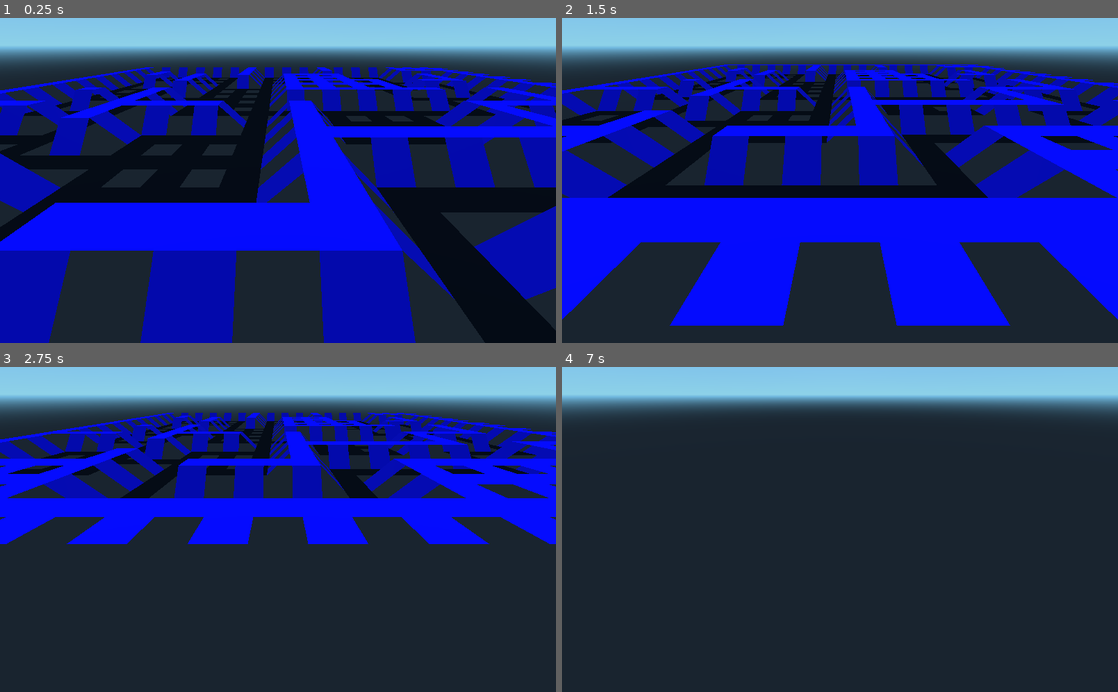
Above: before the commit, frames 1-4 (two rows, left to right).
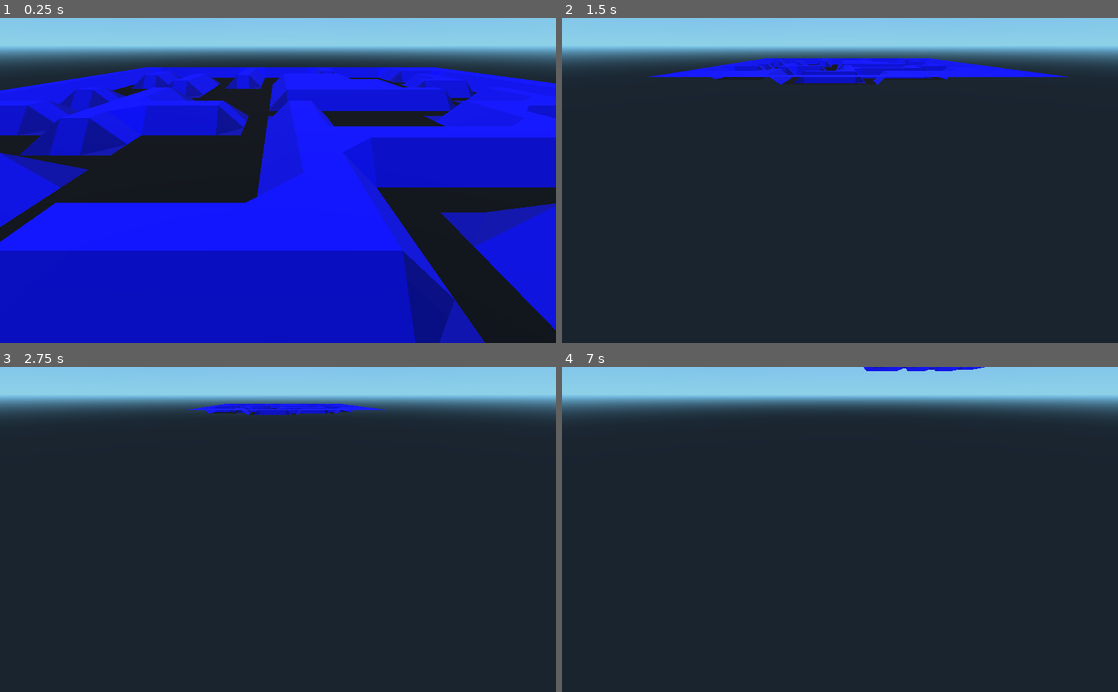
Above: after the commit, the same moments.

Repository: MichaelReel/3DAreaGen
Game: Godot game, scene res://scenes/Root.tscn
Same seed, same stepped clock (60 frames per second), same inputs: the game is played once before the commit and once after it.
Inputs:
- Up to frame 1 (0.25 s): no input
- Up to frame 2 (1.5 s): tap Enter at 0.5 s; hold Keypad 5 (camera_backward, bound only after the commit) 0.53-1.28 s; tap Keypad 2 (camera_backward, bound only before the commit) at 0.8, 1.35 s
- Up to frame 3 (2.75 s): tap Keypad 5 (camera_backward, bound only after the commit) at 1.55 s; tap Space at 2 s; hold Keypad 5 (camera_backward, bound only after the commit) from 2.03 s (still down); tap Keypad 2 (camera_backward, bound only before the commit) at 2.3 s
- Up to frame 4 (7 s): release Keypad 5 (camera_backward, bound only after the commit) at 2.78 s; tap Keypad 2 (camera_backward, bound only before the commit) at 2.85, 3.8, 5.3, 6.8 s; tap Keypad 5 (camera_backward, bound only after the commit) at 3.05, 4.55, 6.05 s; tap Enter at 3.5, 5 s; hold Keypad 1 (camera_down) 3.53-4.28 s; tap Space at 4.25, 5.75 s; tap Keypad 8 (camera_forward) at 4.35 s; hold Keypad 4 (camera_left) 5.03-5.78 s; tap Keypad 6 (camera_right) at 5.85 s; hold Keypad 7 (camera_up) from 6.53 s (still down)

The runs differ from the first frame. In frame 1, 39% of the frame differs, in the area x 0-100%, y 15-100%; in frame 2, 55%, in the area x 0-100%, y 12-95%; in frame 3, 28%; in frame 4, 0.2%.

Commit message:
Added triangles to cover corners.

Diff:
--- a/project.godot
+++ b/project.godot
@@ -17,16 +17,22 @@
 [input]
 
 camera_forward=[ Object(InputEventKey,"resource_local_to_scene":false,"resource_name":"","device":0,"alt":false,"shift":false,"control":false,"meta":false,"command":false,"pressed":false,"scancode":16777358,"unicode":0,"echo":false,"script":null)
+, Object(InputEventKey,"resource_local_to_scene":false,"resource_name":"","device":0,"alt":false,"shift":false,"control":false,"meta":false,"command":false,"pressed":false,"scancode":87,"unicode":0,"echo":false,"script":null)
  ]
-camera_backward=[ Object(InputEventKey,"resource_local_to_scene":false,"resource_name":"","device":0,"alt":false,"shift":false,"control":false,"meta":false,"command":false,"pressed":false,"scancode":16777352,"unicode":0,"echo":false,"script":null)
+camera_backward=[ Object(InputEventKey,"resource_local_to_scene":false,"resource_name":"","device":0,"alt":false,"shift":false,"control":false,"meta":false,"command":false,"pressed":false,"scancode":16777355,"unicode":0,"echo":false,"script":null)
+, Object(InputEventKey,"resource_local_to_scene":false,"resource_name":"","device":0,"alt":false,"shift":false,"control":false,"meta":false,"command":false,"pressed":false,"scancode":83,"unicode":0,"echo":false,"script":null)
  ]
 camera_left=[ Object(InputEventKey,"resource_local_to_scene":false,"resource_name":"","device":0,"alt":false,"shift":false,"control":false,"meta":false,"command":false,"pressed":false,"scancode":16777354,"unicode":0,"echo":false,"script":null)
+, Object(InputEventKey,"resource_local_to_scene":false,"resource_name":"","device":0,"alt":false,"shift":false,"control":false,"meta":false,"command":false,"pressed":false,"scancode":65,"unicode":0,"echo":false,"script":null)
  ]
 camera_right=[ Object(InputEventKey,"resource_local_to_scene":false,"resource_name":"","device":0,"alt":false,"shift":false,"control":false,"meta":false,"command":false,"pressed":false,"scancode":16777356,"unicode":0,"echo":false,"script":null)
+, Object(InputEventKey,"resource_local_to_scene":false,"resource_name":"","device":0,"alt":false,"shift":false,"control":false,"meta":false,"command":false,"pressed":false,"scancode":68,"unicode":0,"echo":false,"script":null)
  ]
 camera_down=[ Object(InputEventKey,"resource_local_to_scene":false,"resource_name":"","device":0,"alt":false,"shift":false,"control":false,"meta":false,"command":false,"pressed":false,"scancode":16777351,"unicode":0,"echo":false,"script":null)
+, Object(InputEventKey,"resource_local_to_scene":false,"resource_name":"","device":0,"alt":false,"shift":false,"control":false,"meta":false,"command":false,"pressed":false,"scancode":70,"unicode":0,"echo":false,"script":null)
  ]
 camera_up=[ Object(InputEventKey,"resource_local_to_scene":false,"resource_name":"","device":0,"alt":false,"shift":false,"control":false,"meta":false,"command":false,"pressed":false,"scancode":16777357,"unicode":0,"echo":false,"script":null)
+, Object(InputEventKey,"resource_local_to_scene":false,"resource_name":"","device":0,"alt":false,"shift":false,"control":false,"meta":false,"command":false,"pressed":false,"scancode":82,"unicode":0,"echo":false,"script":null)
  ]
 
 [rendering]
--- a/scenes/Root.tscn
+++ b/scenes/Root.tscn
@@ -3,7 +3,7 @@
 [ext_resource path="res://scenes/AreaMesh.tscn" type="PackedScene" id=1]
 [ext_resource path="res://scripts/CameraControl.gd" type="Script" id=2]
 
-[node name="Root" type="Spatial"]
+[node name="Root" type="Spatial" index="0"]
 
 [node name="AreaMesh" parent="." index="0" instance=ExtResource( 1 )]
 
@@ -35,7 +35,6 @@
 [node name="OmniLight" type="OmniLight" parent="." index="2"]
 
 transform = Transform( 1, 0, 0, 0, 1, 0, 0, 0, 1, 0, 0.79595, 0 )
-visible = false
 layers = 1
 light_color = Color( 1, 1, 1, 1 )
 light_energy = 1.0
--- a/scripts/AreaMesh.gd
+++ b/scripts/AreaMesh.gd
@@ -33,11 +33,13 @@
 				# If both cells are odd, this is a flat bit
 				draw_flat(surf_tool, cell_delta, cell_scale, data, (cx - 1) / 2, (cy - 1) / 2)
 			elif cx % 2:
-				# X only is odd then is a slope in the Z direction
-				draw_y_slope(surf_tool, cell_delta, cell_scale, data, (cx - 1) / 2, cy / 2)
+				# CX only is odd then is a slope in the Z direction
+				draw_z_slope(surf_tool, cell_delta, cell_scale, data, (cx - 1) / 2, cy / 2)
 			elif cy % 2:
-				# X only is odd then is a slope in the Z direction
+				# CY only is odd then is a slope in the X direction
 				draw_x_slope(surf_tool, cell_delta, cell_scale, data, cx / 2, (cy - 1) / 2)
+			else:
+				draw_corner(surf_tool, cell_delta, cell_scale, data, cx / 2, cy / 2)
 
 	surf_tool.generate_normals()
 	surf_tool.index()
@@ -46,7 +48,26 @@
 	surf_tool.commit(mesh)
 	self.set_mesh(mesh)
 
-func draw_y_slope(surf_tool, cell_delta, cell_scale, data, data_x, data_y):
+func draw_flat(surf_tool, cell_delta, cell_scale, data, data_x, data_y):
+	var x = cell_delta.x * data_x
+	var z = cell_delta.z * data_y
+
+	var x2 = x + cell_scale.x
+	var z2 = z + cell_scale.z
+
+	var elevate = 1.0 if data.get_cell(data_x, data_y) else 0.0
+	var y = cell_scale.y * elevate
+
+	var tl = Vector3(x , y, z )
+	var tr = Vector3(x2, y, z )
+	var bl = Vector3(x , y, z2)
+	var br = Vector3(x2, y, z2)
+
+	var color = Color(0.0, 0.0, elevate)
+
+	draw_quad(surf_tool, tl, tr, bl, br, color)
+
+func draw_z_slope(surf_tool, cell_delta, cell_scale, data, data_x, data_y):
 	var x = cell_delta.x * data_x
 	var z = cell_delta.z * data_y + cell_scale.z
 
@@ -68,44 +89,52 @@
 	draw_quad(surf_tool, tl, tr, bl, br, color)
 
 func draw_x_slope(surf_tool, cell_delta, cell_scale, data, data_x, data_y):
-		var x = cell_delta.x * data_x + cell_scale.x
-		var z = cell_delta.z * data_y
-
-		var x2 = (data_x + 1) * cell_delta.x
-		var z2 = z + cell_scale.z
-
-		var elevate = 1.0 if data.get_cell(data_x, data_y) else 0.0
-		var elevate2 = 1.0 if data.get_cell(data_x + 1, data_y) else 0.0
-		var y = cell_scale.y * elevate
-		var y2 = cell_scale.y * elevate2
-
-		var tl = Vector3(x , y , z )
-		var tr = Vector3(x2, y2, z )
-		var bl = Vector3(x , y , z2)
-		var br = Vector3(x2, y2, z2)
-
-		var color = Color(0.0, 0.0, (elevate + elevate2) / 2.0)
-
-		draw_quad(surf_tool, tl, tr, bl, br, color)
-
-func draw_flat(surf_tool, cell_delta, cell_scale, data, data_x, data_y):
-	var x = cell_delta.x * data_x
+	var x = cell_delta.x * data_x + cell_scale.x
 	var z = cell_delta.z * data_y
 
-	var x2 = x + cell_scale.x
+	var x2 = (data_x + 1) * cell_delta.x
 	var z2 = z + cell_scale.z
 
 	var elevate = 1.0 if data.get_cell(data_x, data_y) else 0.0
+	var elevate2 = 1.0 if data.get_cell(data_x + 1, data_y) else 0.0
 	var y = cell_scale.y * elevate
+	var y2 = cell_scale.y * elevate2
 
-	var tl = Vector3(x , y, z )
-	var tr = Vector3(x2, y, z )
-	var bl = Vector3(x , y, z2)
-	var br = Vector3(x2, y, z2)
+	var tl = Vector3(x , y , z )
+	var tr = Vector3(x2, y2, z )
+	var bl = Vector3(x , y , z2)
+	var br = Vector3(x2, y2, z2)
 
-	var color = Color(0.0, 0.0, elevate)
+	var color = Color(0.0, 0.0, (elevate + elevate2) / 2.0)
 
 	draw_quad(surf_tool, tl, tr, bl, br, color)
+
+func draw_corner(surf_tool, cell_delta, cell_scale, data, data_x, data_y):
+	var x = cell_delta.x * data_x + cell_scale.x
+	var z = cell_delta.z * data_y + cell_scale.z
+
+	var x2 = (data_x + 1) * cell_delta.x
+	var z2 = (data_y + 1) * cell_delta.z
+
+	var elevate_tl = 1.0 if data.get_cell(data_x, data_y) else 0.0
+	var elevate_tr = 1.0 if data.get_cell(data_x + 1, data_y) else 0.0
+	var elevate_bl = 1.0 if data.get_cell(data_x, data_y + 1) else 0.0
+	var elevate_br = 1.0 if data.get_cell(data_x + 1, data_y + 1) else 0.0
+
+	var y_tl = cell_scale.y * elevate_tl
+	var y_tr = cell_scale.y * elevate_tr
+	var y_bl = cell_scale.y * elevate_bl
+	var y_br = cell_scale.y * elevate_br
+
+	var tl = Vector3(x , y_tl, z )
+	var tr = Vector3(x2, y_tr, z )
+	var bl = Vector3(x , y_bl, z2)
+	var br = Vector3(x2, y_br, z2)
+
+	var color = Color(0.0, 0.0, (elevate_tl + elevate_tr + elevate_bl + elevate_br) / 4.0)
+
+	draw_quad(surf_tool, tl, tr, bl, br, color)
+
 
 func draw_quad(surf_tool, tl, tr, bl, br, color):
 	surf_tool.add_color(color)
